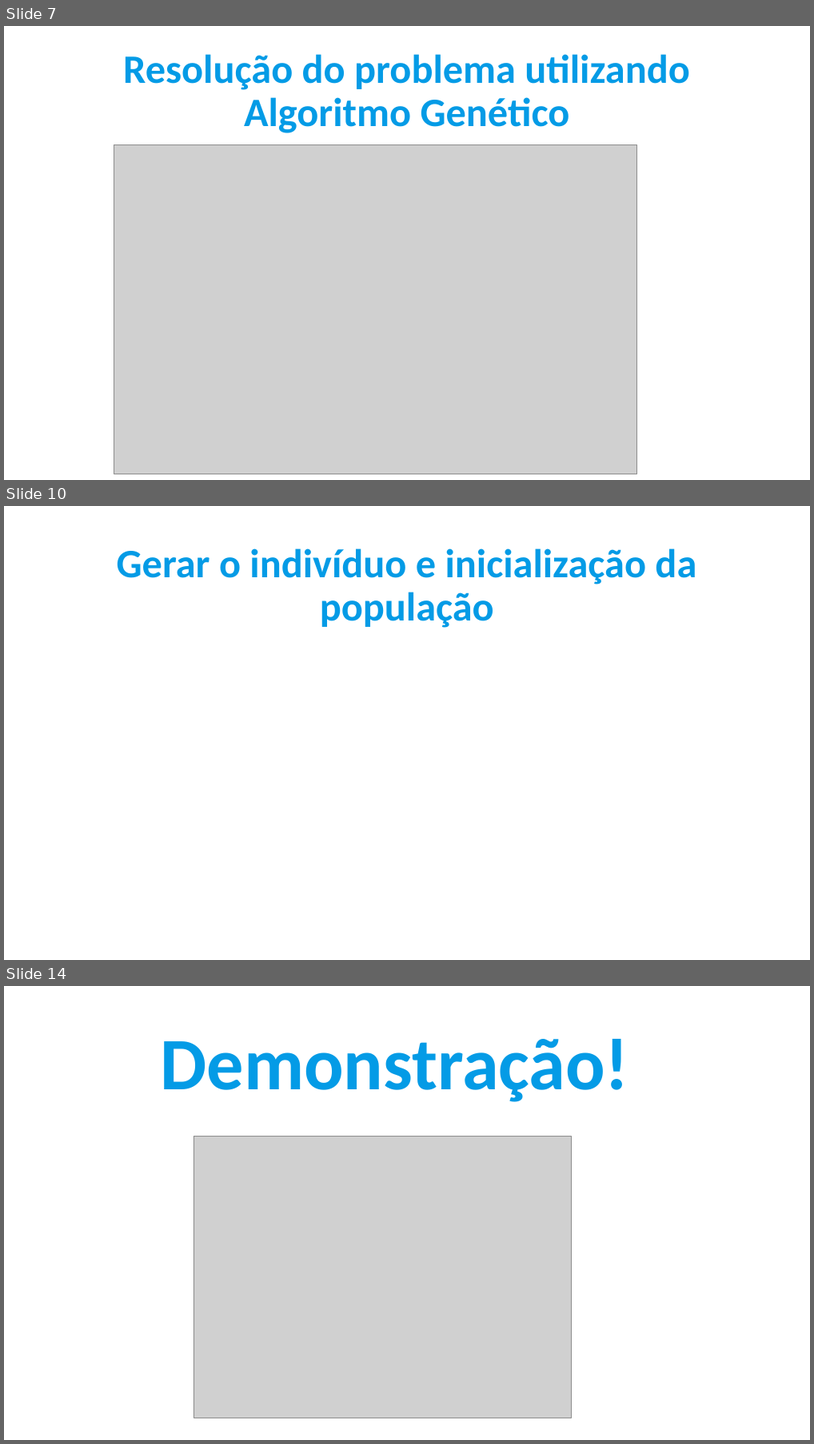
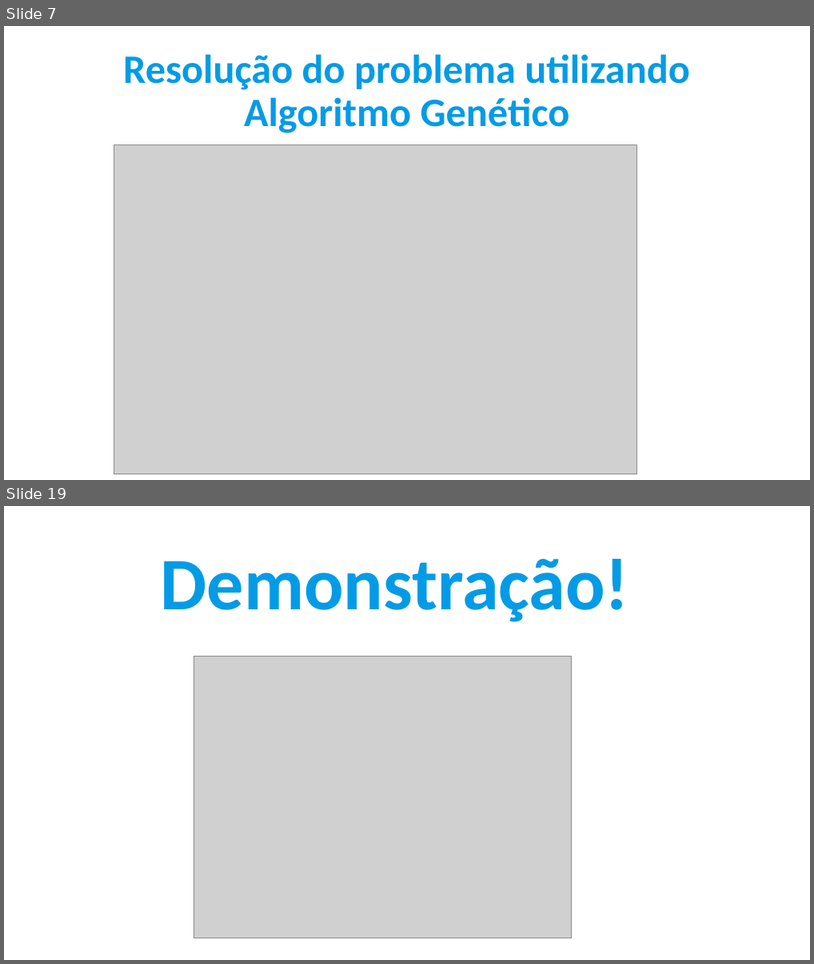
Before and after one commit to IgorSantos1996/GeneticAlgorithms, a slide deck: Apresentação.pptx. Shown one above the other, each under a label of ours: slides 7, 10 and 14 before the commit, slides 7 and 19 after it; the slides between them are not shown. The pictures are 814x1444 and 814x964 pixels, drawn with LibreOffice and Linux fonts; fonts in the diff are those of the drawing; grey boxes stand for pictures. Boxes give left, top, right and bottom in pixels: in the first picture for what was removed or moved away, otherwise in the second. Text is boxed around its words. In the diff, an @@ line names an element or a change of style, - is before the commit and + after.

```diff
--- a/Apresentação.pptx
+++ b/Apresentação.pptx
@@ slide 10 removed at (x1=4, y1=506, x2=810, y2=960), background #FFFFFF @@
@@ text removed at (x1=117, y1=548, x2=697, y2=628) @@
-Gerar o indivíduo e inicialização da população
@@ what was slide 14 is now slide 19 @@
```
Also in this commit, not shown: 7 slides changed, 6 slides added, 1 other slide removed.
